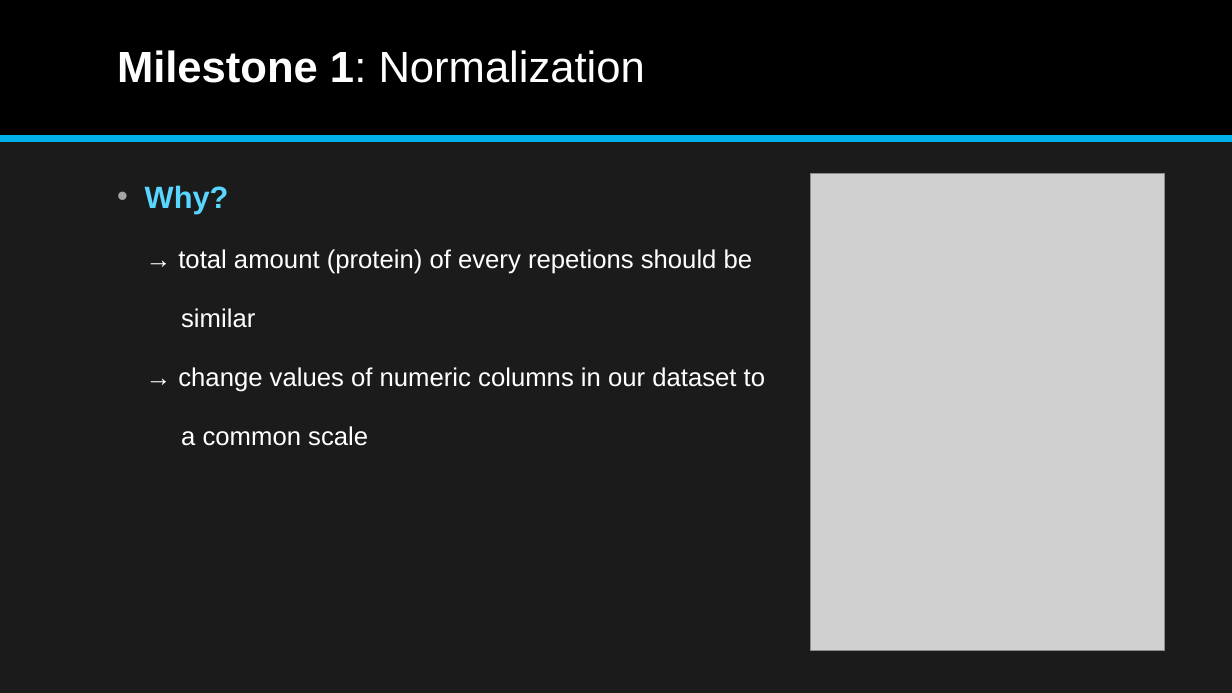
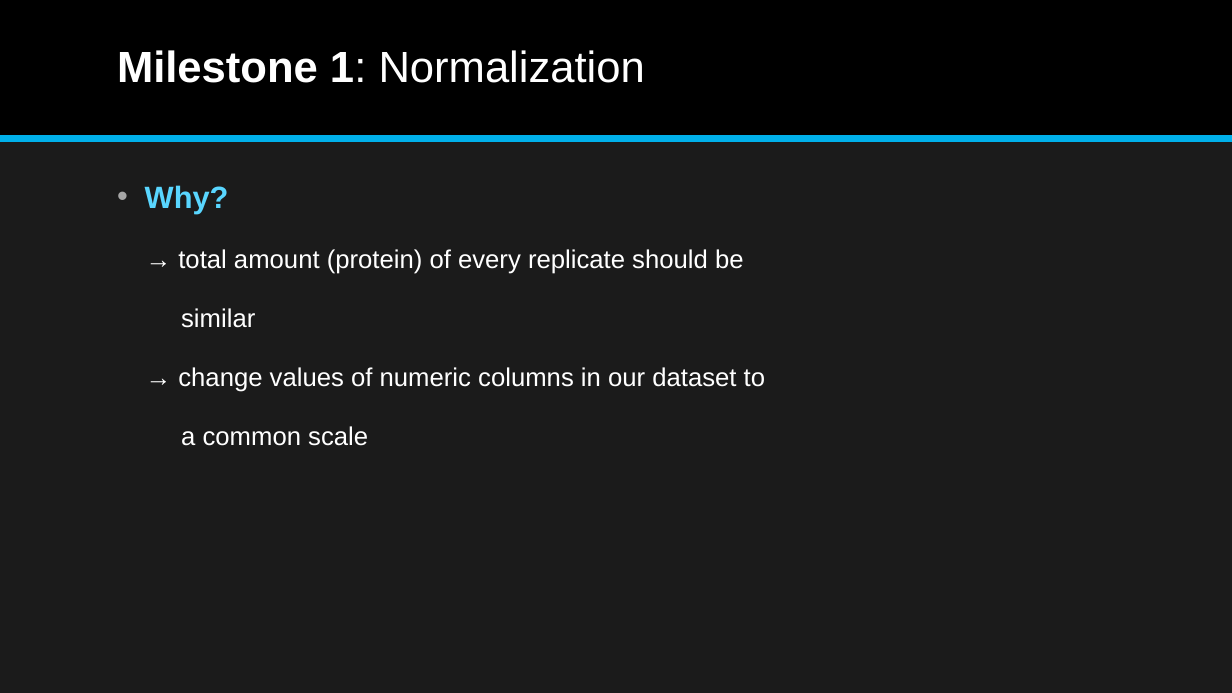
Before and after one commit to datascience-mobi-2022/2022-topic-03-team-04, a slide deck: slide 6 of DatenAnalyseSS22_final.pptx. Drawn at 1232x693 pixels with LibreOffice and Linux fonts; fonts in the diff are those of the drawing; grey boxes stand for pictures. Boxes give left, top, right and bottom in pixels: in the first picture for what was removed or moved away, otherwise in the second. Text is boxed around its words. In the diff, an @@ line names an element or a change of style, - is before the commit and + after.

```diff
--- a/DatenAnalyseSS22_final.pptx
+++ b/DatenAnalyseSS22_final.pptx
@@ picture removed at [811, 174, 1165, 652] @@
@@ text at [178, 249, 744, 274]: text changed @@
-→ total amount (protein) of every repetions should be
+→ total amount (protein) of every replicate should be
```
Also in this commit, not shown: 5 other slides changed.
